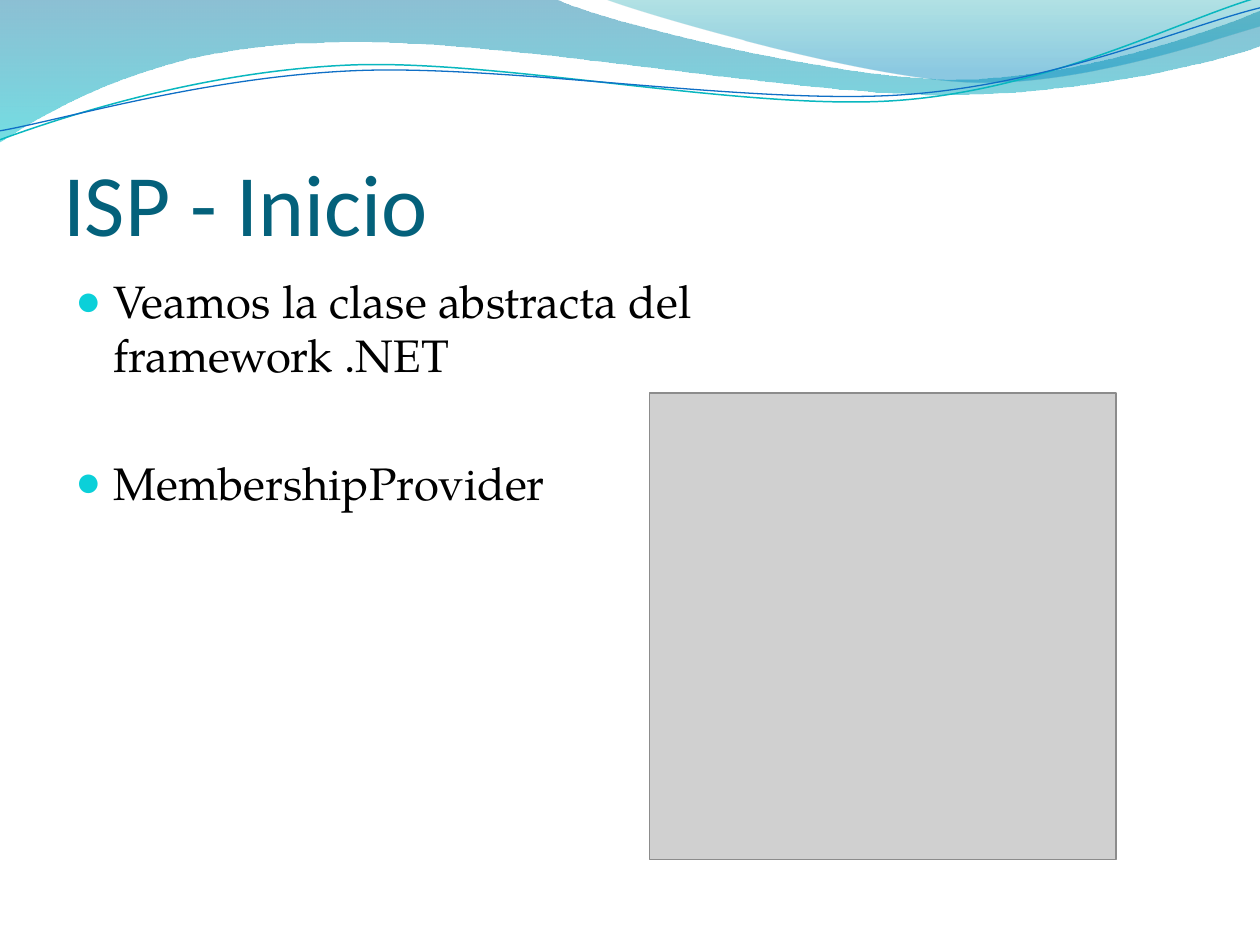
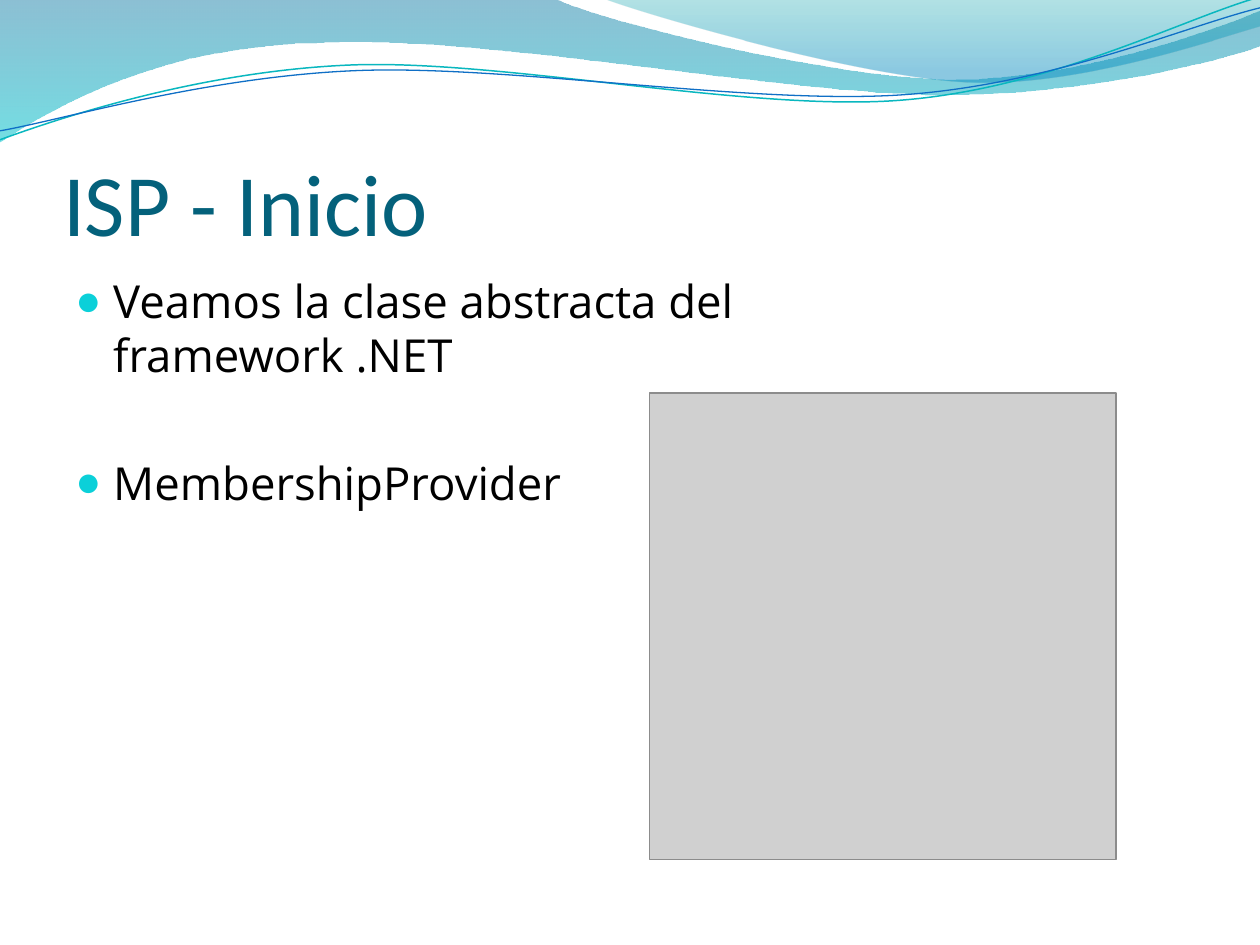
Before and after one commit to vvalotto/MiRepositorio, a slide deck: slide 37 of Disenio de Software/Principios OO/Presentaciones/Principios de Diseño OO.pptx. Drawn at 1260x945 pixels with LibreOffice and Linux fonts; fonts in the diff are those of the drawing; grey boxes stand for pictures; background and template pictures are left out. Boxes give left, top, right and bottom in pixels: in the first picture for what was removed or moved away, otherwise in the second. Text is boxed around its words. In the diff, an @@ line names an element or a change of style, - is before the commit and + after.

```diff
--- a/Disenio de Software/Principios OO/Presentaciones/Principios de Diseño OO.pptx
+++ b/Disenio de Software/Principios OO/Presentaciones/Principios de Diseño OO.pptx
@@ text "Veamos la clase abstracta del ..." at [113,283,733,511]: font TeX Gyre Pagella to Open Sans @@
```
Also in this commit, not shown: 38 other slides changed, 5 slides added, 2 other files.
